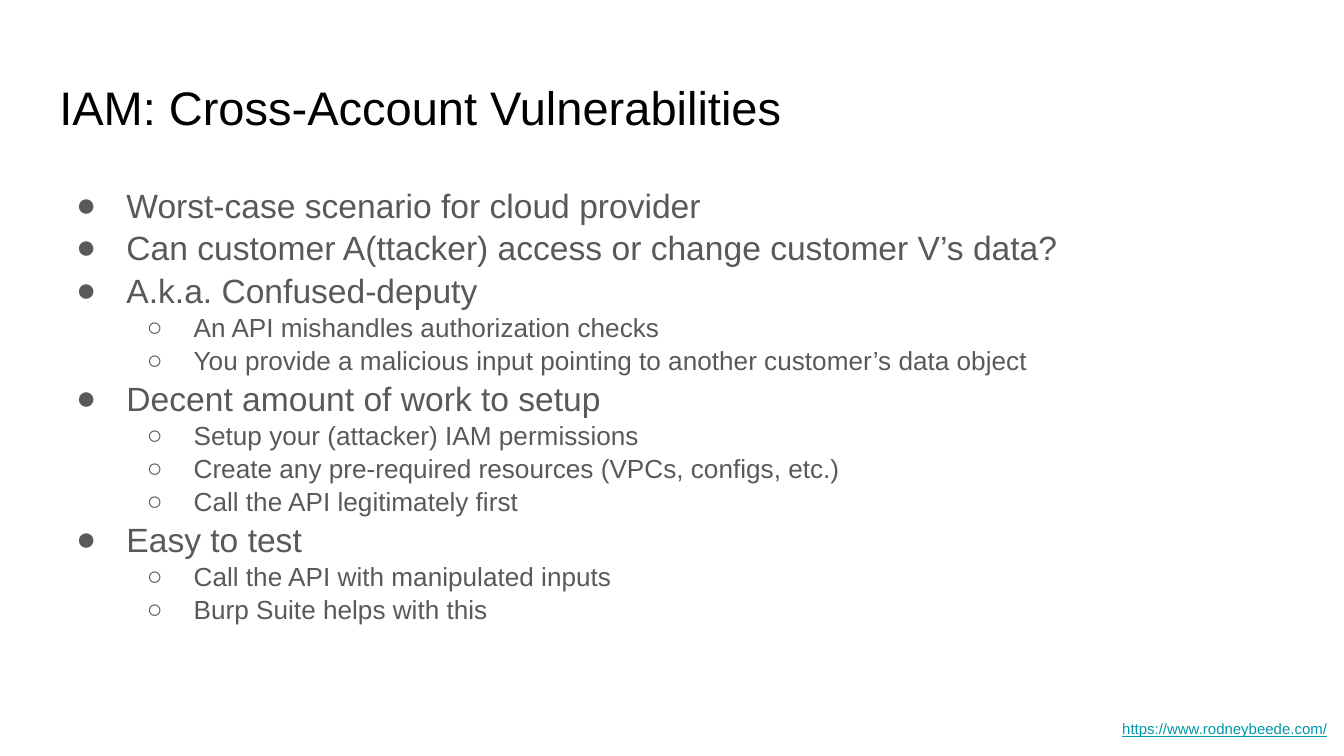
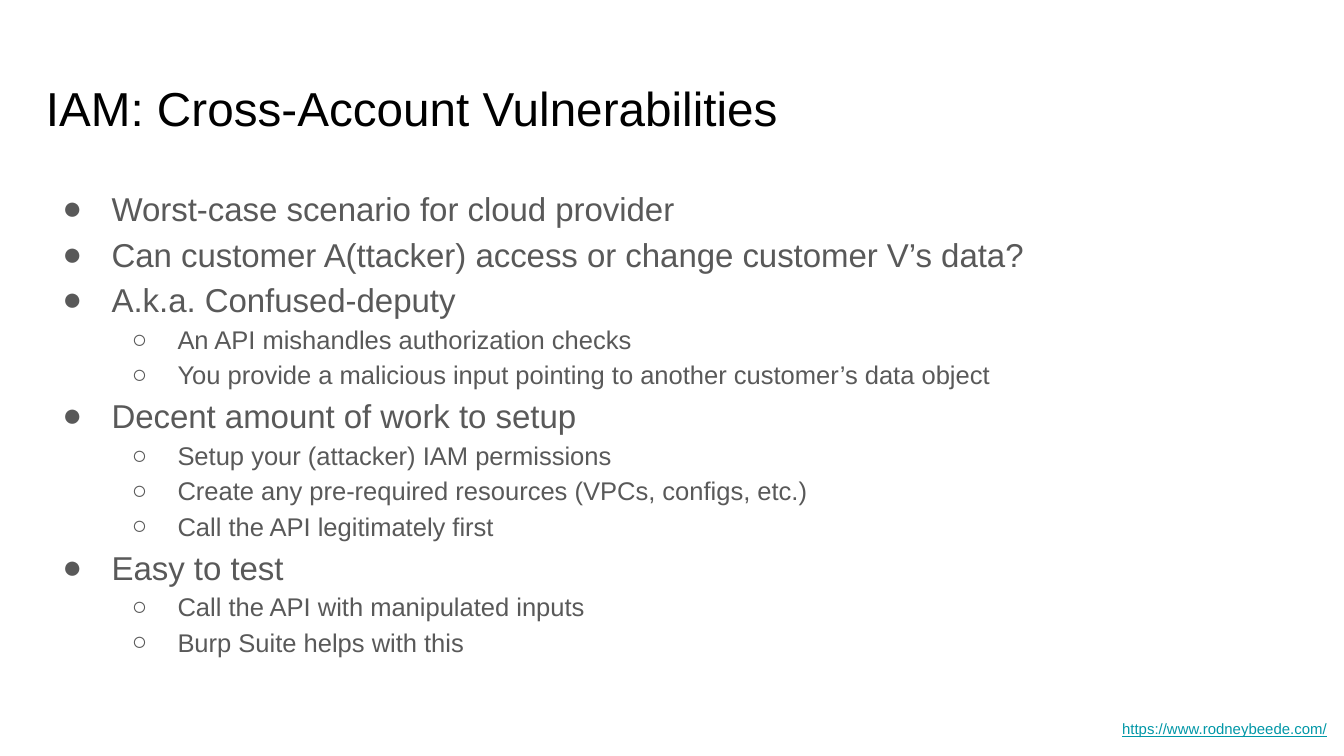
Before and after one commit to rbeede/BSidesSATX2023, a slide deck: slide 31 of Pen-testing Cloud REST APIs - BSidesSATX2023.pptx. Drawn at 1344x756 pixels with LibreOffice and Linux fonts; fonts in the diff are those of the drawing. Boxes give left, top, right and bottom in pixels: in the first picture for what was removed or moved away, otherwise in the second. Text is boxed around its words. In the diff, an @@ line names an element or a change of style, - is before the commit and + after.

```diff
--- a/Pen-testing Cloud REST APIs - BSidesSATX2023.pptx
+++ b/Pen-testing Cloud REST APIs - BSidesSATX2023.pptx
@@ title "IAM: Cross-Account Vulnerabilities" at <box>46,91,778,127</box>: size 25.2 to 25.5 pt @@
@@ text "Worst-case scenario for cloud provider" at <box>112,197,1023,658</box>: size 18 to 17.6 pt in "Worst-case scenario for cloud provider", "Can customer A(ttacker) access or change customer ...", "A.k.a. Confused-deputy", "Decent amount of work to setup" and 1 more places; size 14 to 13.7 pt in "An API mishandles authorization checks", "You provide a malicious input pointing to ...", "Setup your (attacker) IAM permissions", "Create any pre-required resources (VPCs, configs, etc.)" and 3 more places; indent changed; line spacing 1.05 to 1.15 @@
```
Also in this commit, not shown: 50 other slides changed.
